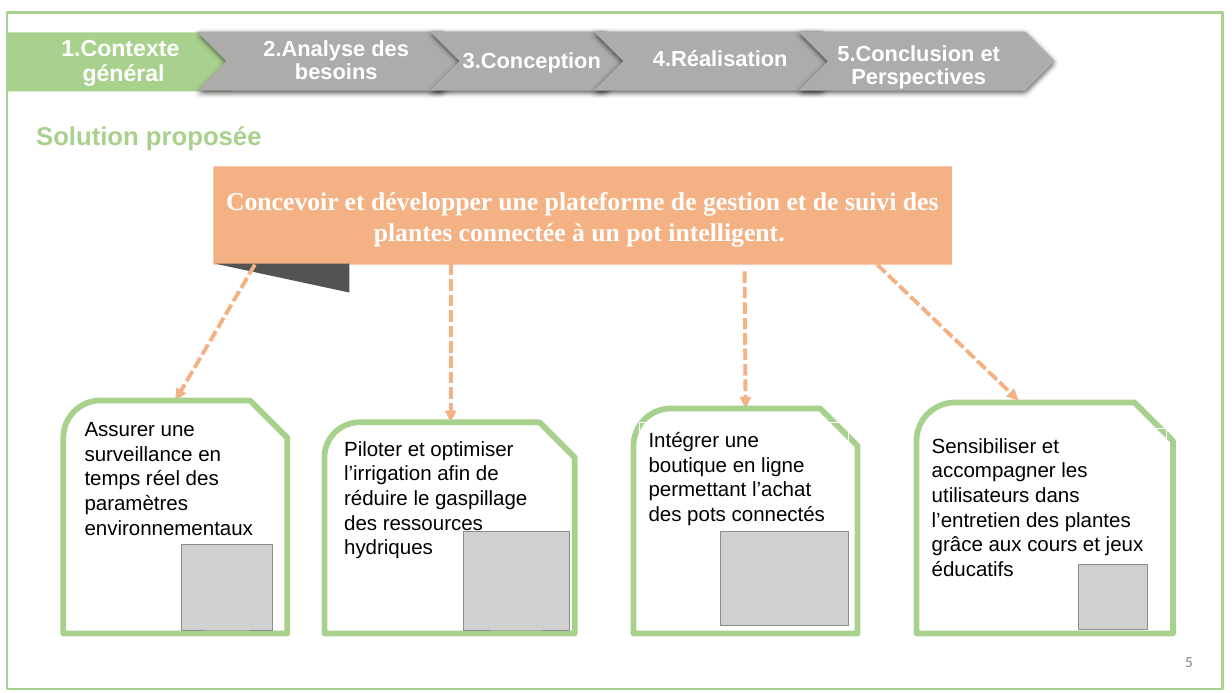
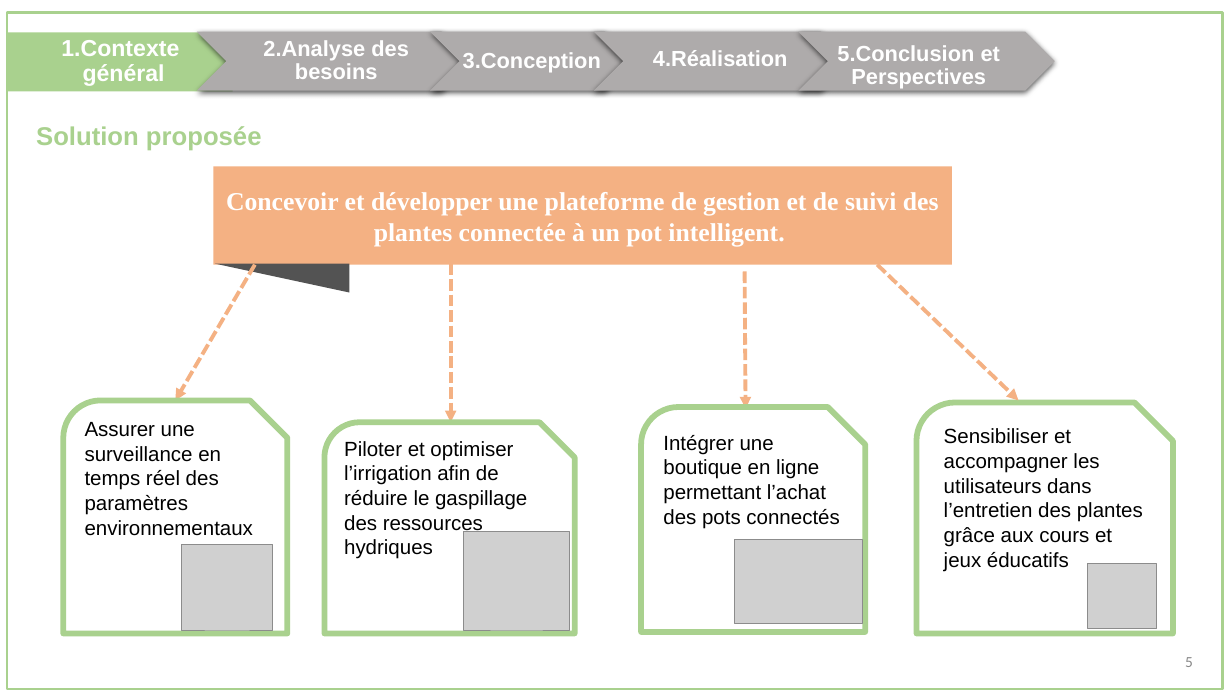
Before and after one commit to oussema1-hub/Rapport-Conception, a slide deck: slide 7 of presentation.pptx. Drawn at 1232x693 pixels with LibreOffice and Linux fonts; fonts in the diff are those of the drawing; grey boxes stand for pictures. Boxes give left, top, right and bottom in pixels: in the first picture for what was removed or moved away, otherwise in the second. Text is boxed around its words. In the diff, an @@ line names an element or a change of style, - is before the commit and + after.

```diff
--- a/presentation.pptx
+++ b/presentation.pptx
@@ snip round rect: place and size @@
-snip round rect at <box>634,409,859,633</box>
+snip round rect at <box>641,408,866,632</box>
@@ text "Sensibiliser et accompagner les utilisateurs ..." at <box>944,428,1143,572</box>: outline #FFFFFF 0.75 pt to none @@
@@ text "Sensibiliser et accompagner les utilisateurs ...": place and size @@
-text "Sensibiliser et accompagner les utilisateurs ..." at <box>923,428,1167,619</box>
+text "Sensibiliser et accompagner les utilisateurs ..." at <box>944,428,1143,572</box>
@@ text "Intégrer une boutique en ligne ...": place and size @@
-text "Intégrer une boutique en ligne ..." at <box>640,422,848,531</box>
+text "Intégrer une boutique en ligne ..." at <box>663,435,839,529</box>
@@ text "Intégrer une boutique en ligne ..." at <box>663,435,839,529</box>: outline #FFFFFF 0.75 pt to none @@
@@ picture: place and size @@
-picture at <box>721,531,849,626</box>
+picture at <box>735,540,863,624</box>
@@ picture: place and size @@
-picture at <box>1079,565,1148,629</box>
+picture at <box>1088,564,1157,628</box>
```
Also in this commit, not shown: 5 other slides changed, 2 other files.
